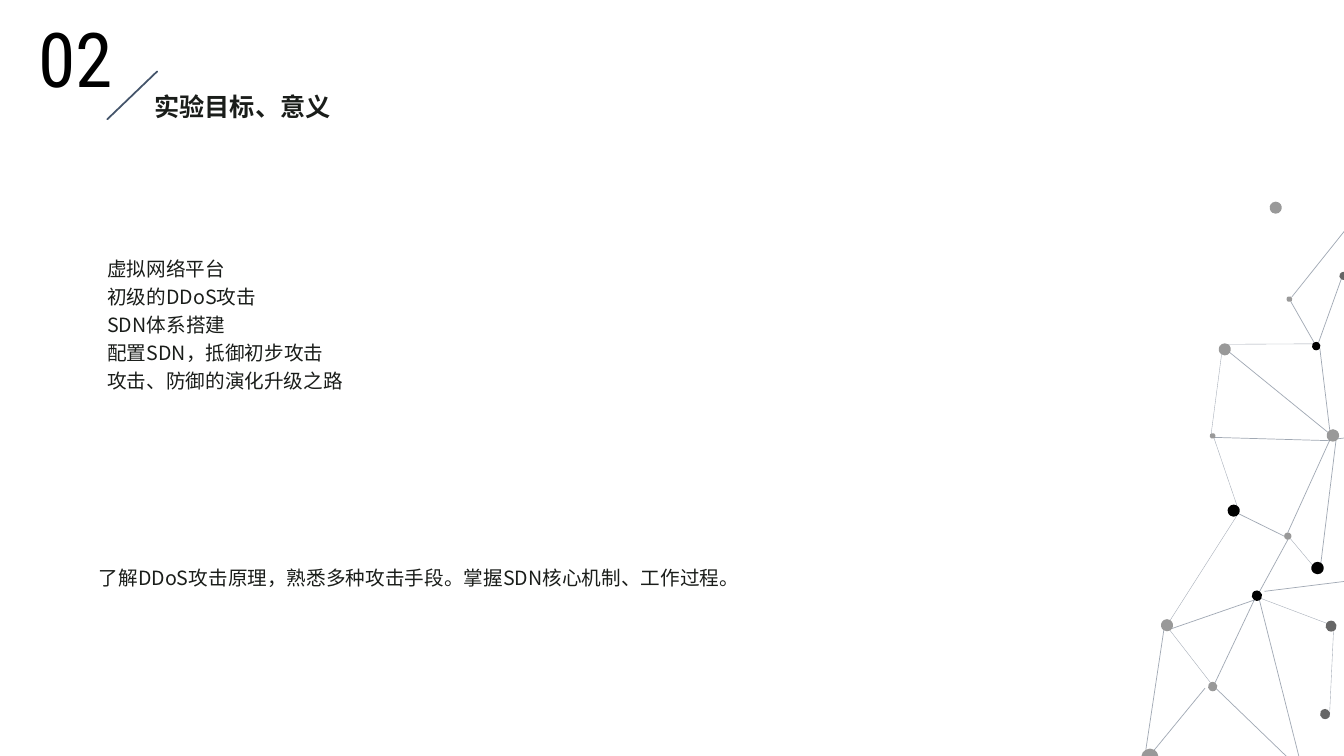
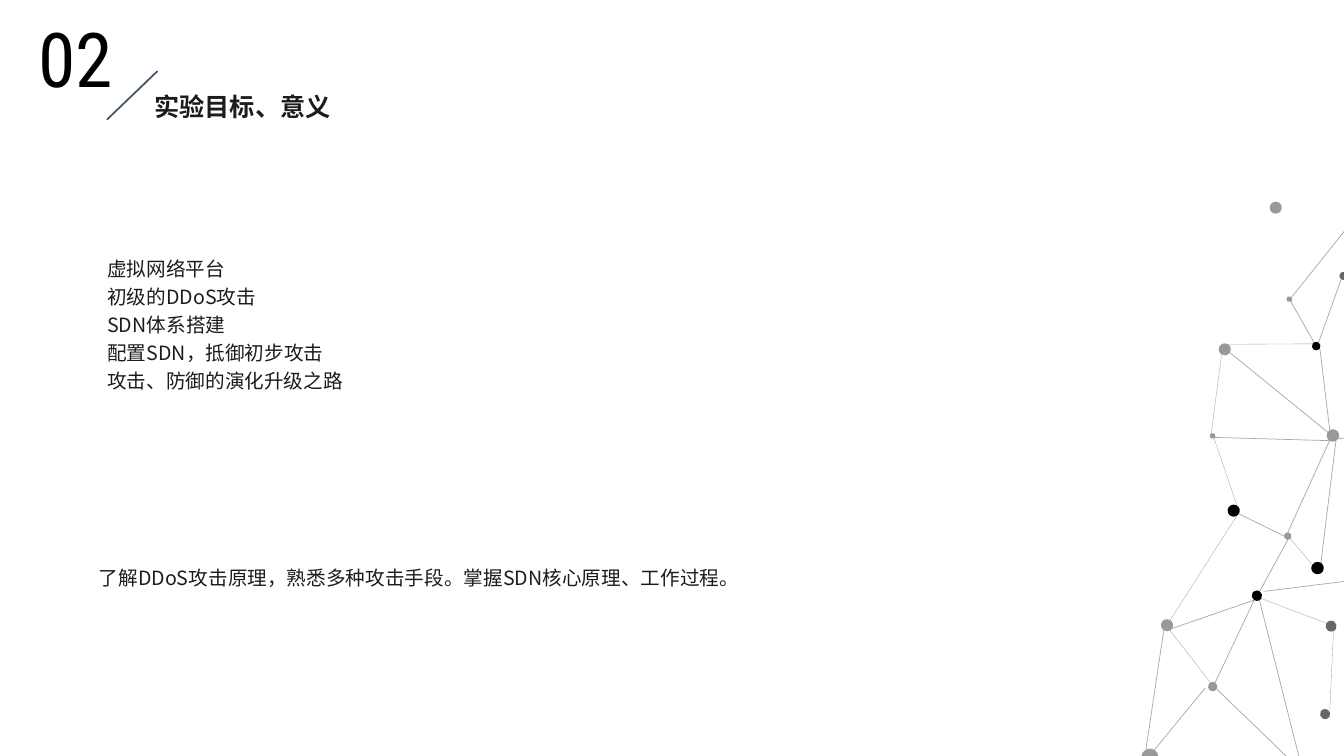
Before and after one commit to DO-MINATOR/buaa, a slide deck: slide 6 of 高等计网/大作业/《基于SDN的DDoS攻击防御实现》成员：温雅楠SY2006345+武仕沛ZY2006357+王宇翔ZY2006160.pptx. Drawn at 1344x756 pixels with LibreOffice and Linux fonts; fonts in the diff are those of the drawing. Boxes give left, top, right and bottom in pixels: in the first picture for what was removed or moved away, otherwise in the second. Text is boxed around its words. In the diff, an @@ line names an element or a change of style, - is before the commit and + after.

```diff
--- a/高等计网/大作业/《基于SDN的DDoS攻击防御实现》成员：温雅楠SY2006345+武仕沛ZY2006357+王宇翔ZY2006160.pptx
+++ b/高等计网/大作业/《基于SDN的DDoS攻击防御实现》成员：温雅楠SY2006345+武仕沛ZY2006357+王宇翔ZY2006160.pptx
@@ text at (99,568,739,587): text changed @@
-了解DDoS攻击原理，熟悉多种攻击手段。掌握SDN核心机制、工作过程。
+了解DDoS攻击原理，熟悉多种攻击手段。掌握SDN核心原理、工作过程。
```
Also in this commit, not shown: 1 other file.
